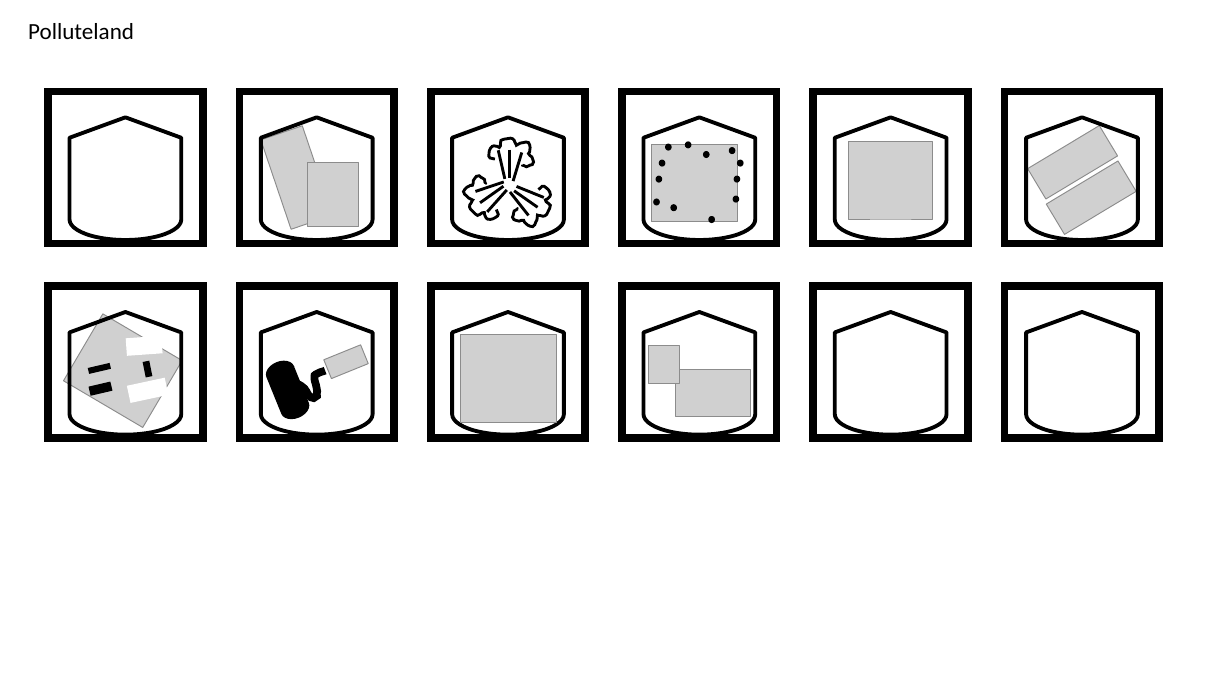
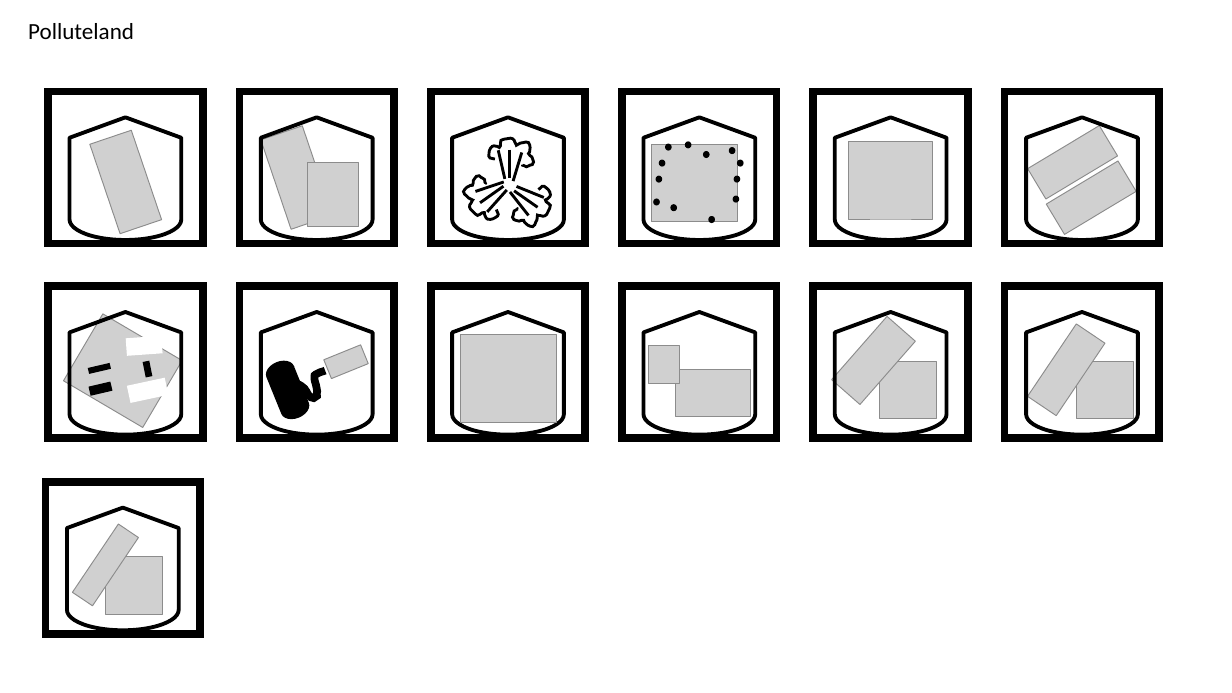
Before and after one commit to alexliuhust/JS_ChessGames, a slide deck: slide 4 of image process/drawings.pptx (slide 5 before the commit). Drawn at 1232x693 pixels with LibreOffice and Linux fonts; fonts in the diff are those of the drawing; grey boxes stand for pictures. Boxes give left, top, right and bottom in pixels: in the first picture for what was removed or moved away, otherwise in the second. Text is boxed around its words. In the diff, an @@ line names an element or a change of style, - is before the commit and + after.

```diff
--- a/image process/drawings.pptx
+++ b/image process/drawings.pptx
@@ picture added at <box>90,130,161,234</box> @@
@@ picture added at <box>832,317,916,405</box> @@
@@ picture added at <box>1027,324,1105,416</box> @@
@@ picture added at <box>879,361,936,419</box> @@
@@ picture added at <box>1077,361,1134,419</box> @@
@@ rectangle added at <box>45,482,200,634</box>, outline #000000 6 pt @@
@@ flow chart display added at <box>67,507,179,630</box>, outline #000000 3 pt @@
@@ picture added at <box>72,524,138,606</box> @@
@@ picture added at <box>105,557,163,615</box> @@
```
Also in this commit, not shown: 1 other slide changed, 9 other files.
